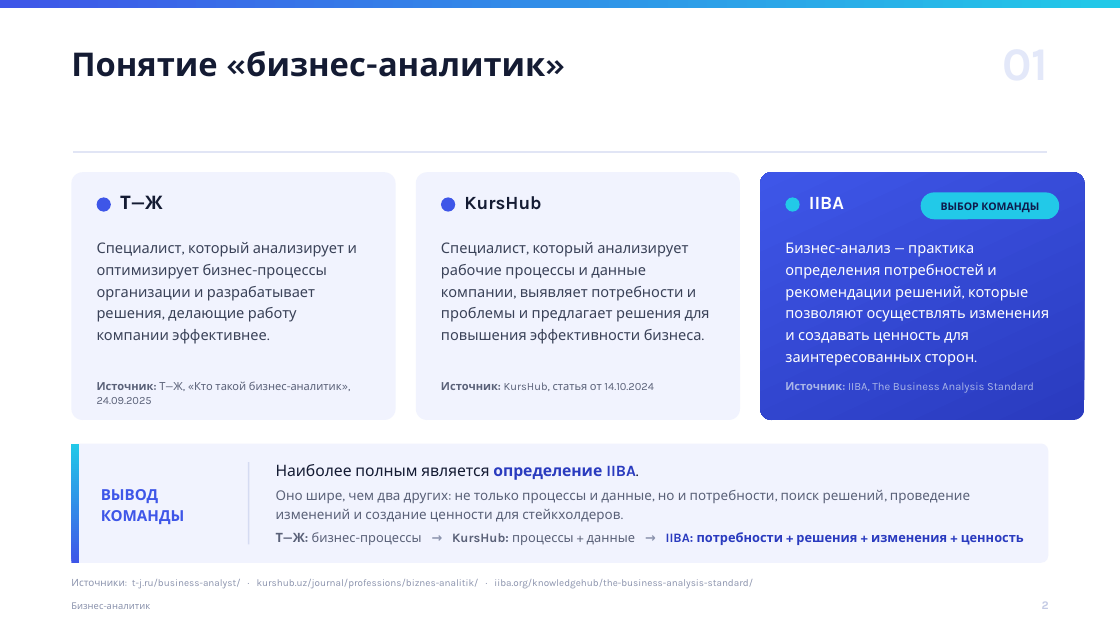
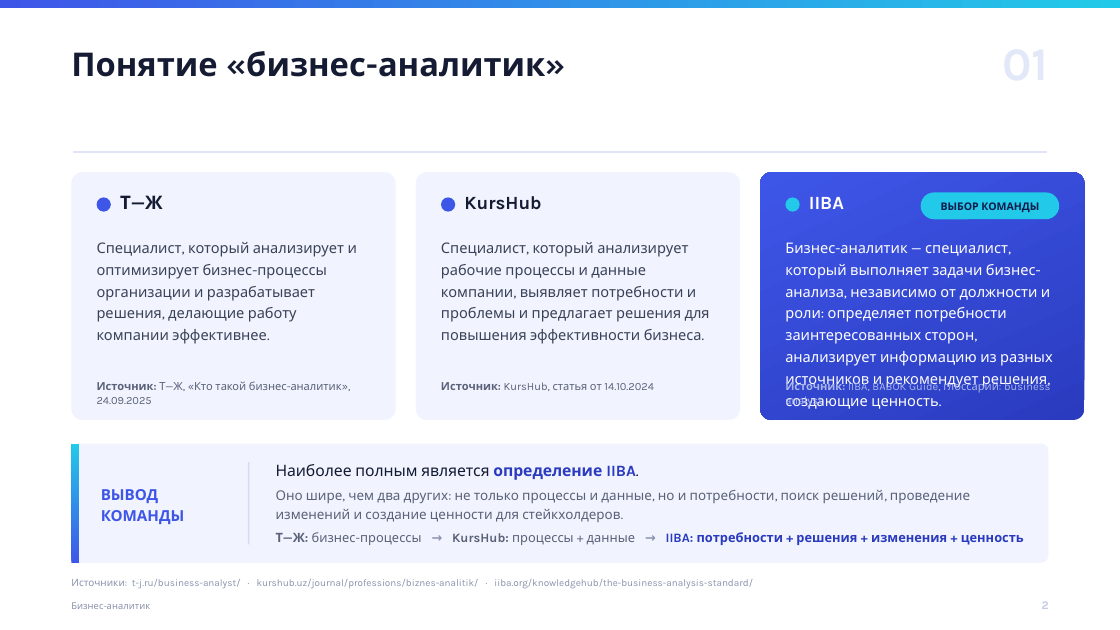
Before and after one commit to Gamegui/Homework, a slide deck: slide 2 of business-analyst/business_analyst_presentation.pptx. Drawn at 1120x630 pixels with LibreOffice and Linux fonts; fonts in the diff are those of the drawing. Boxes give left, top, right and bottom in pixels: in the first picture for what was removed or moved away, otherwise in the second. Text is boxed around its words. In the diff, an @@ line names an element or a change of style, - is before the commit and + after.

Commit message:
Исправлена презентация: карточка IIBA — определение бизнес-аналитика (BABOK Glossary), без шапочек-плашек

```diff
--- a/business-analyst/business_analyst_presentation.pptx
+++ b/business-analyst/business_analyst_presentation.pptx
@@ text at (785, 242, 1053, 409): text changed @@
-Бизнес-анализ — практика определения потребностей и рекомендации решений, которые позволяют осуществлять изменения и создавать ценность для заинтересованных сторон.
+Бизнес-аналитик — специалист, который выполняет задачи бизнес-анализа, независимо от должности и роли: определяет потребности заинтересованных сторон, анализирует информацию из разных источников и рекомендует решения, создающие ценность.
@@ text at (785, 380, 1050, 407): text changed @@
-Источник: IIBA, The Business Analysis Standard
+Источник: IIBA, BABOK Guide, глоссарий: business analyst
```
